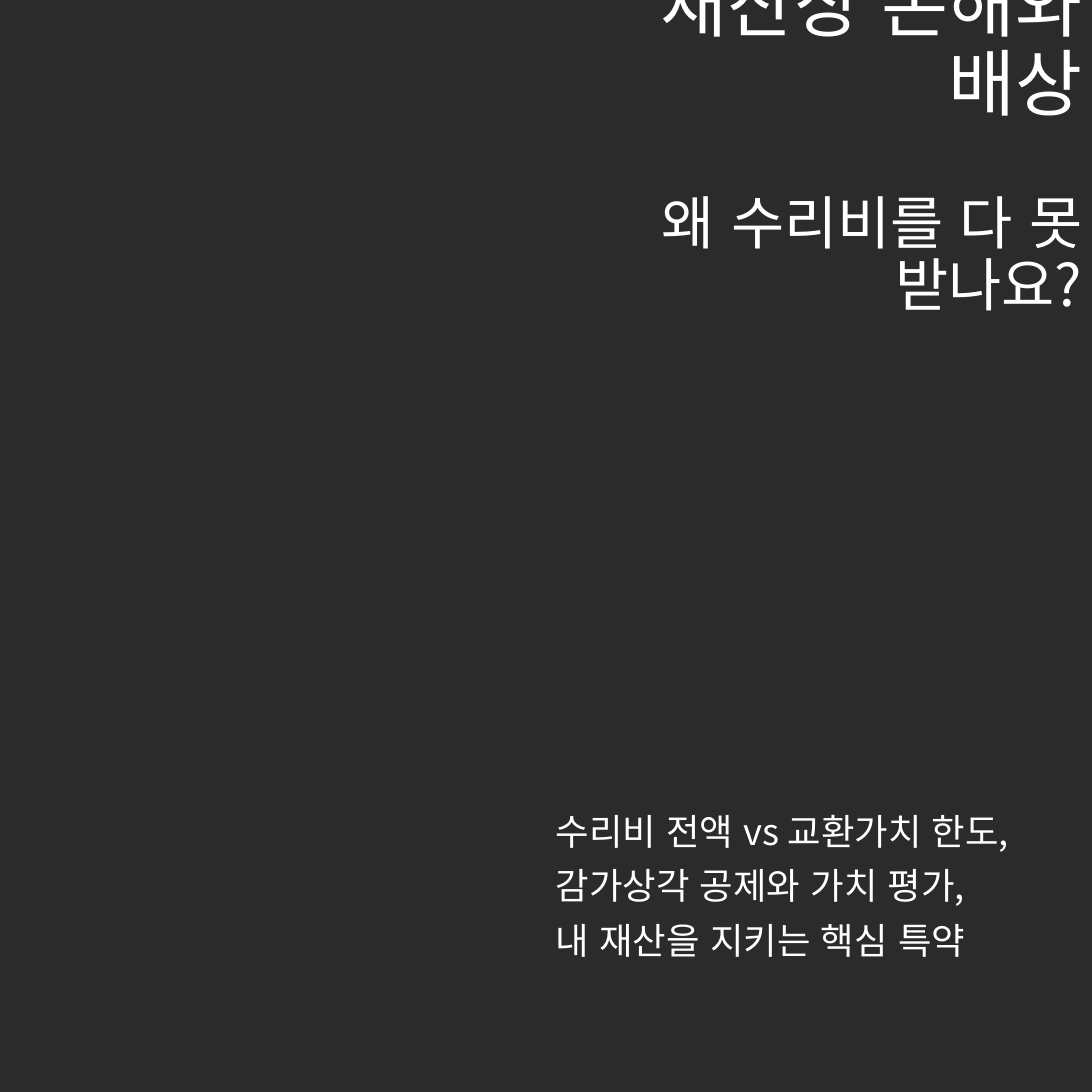
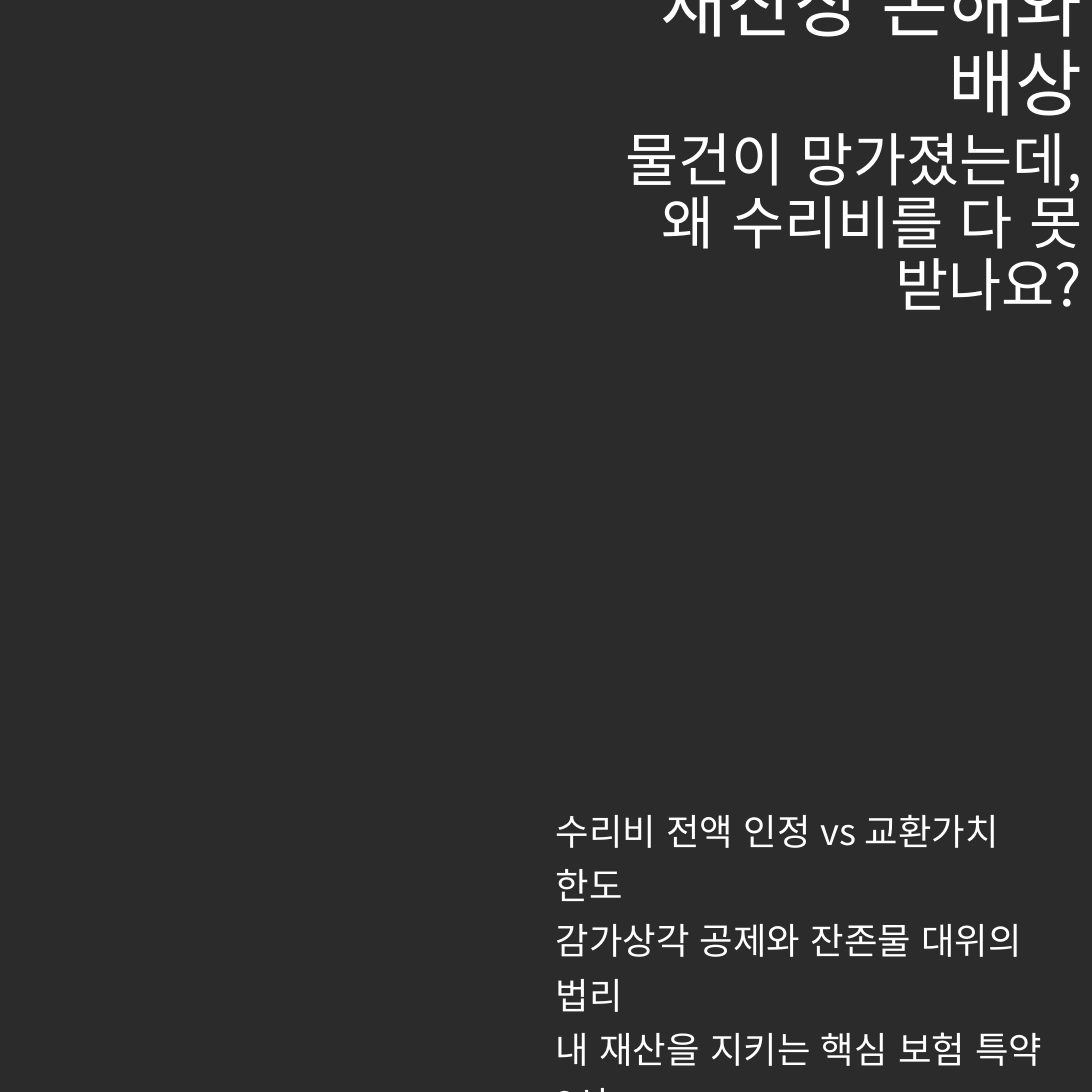
Before and after one commit to tladjuster00000029/brunch-SNS--auto, a slide deck: slide 1 of posts/images/generated_cards.pptx. Drawn at 1092x1092 pixels with LibreOffice and Linux fonts; fonts in the diff are those of the drawing; background and template pictures are left out; a plain dark background stands for a picture behind light text. Boxes give left, top, right and bottom in pixels: in the first picture for what was removed or moved away, otherwise in the second. Text is boxed around its words. In the diff, an @@ line names an element or a change of style, - is before the commit and + after.

```diff
--- a/posts/images/generated_cards.pptx
+++ b/posts/images/generated_cards.pptx
@@ text at (625,133,1083,197): paragraph added @@
+물건이 망가졌는데,
@@ subtitle at (556,814,1042,1066): text changed @@
-수리비 전액 vs 교환가치 한도,
-감가상각 공제와 가치 평가,
-내 재산을 지키는 핵심 특약
+수리비 전액 인정 vs 교환가치
+한도
+감가상각 공제와 잔존물 대위의
+법리
+내 재산을 지키는 핵심 보험 특약
+3선
```
Also in this commit, not shown: 4 other slides changed, 7 other files.
